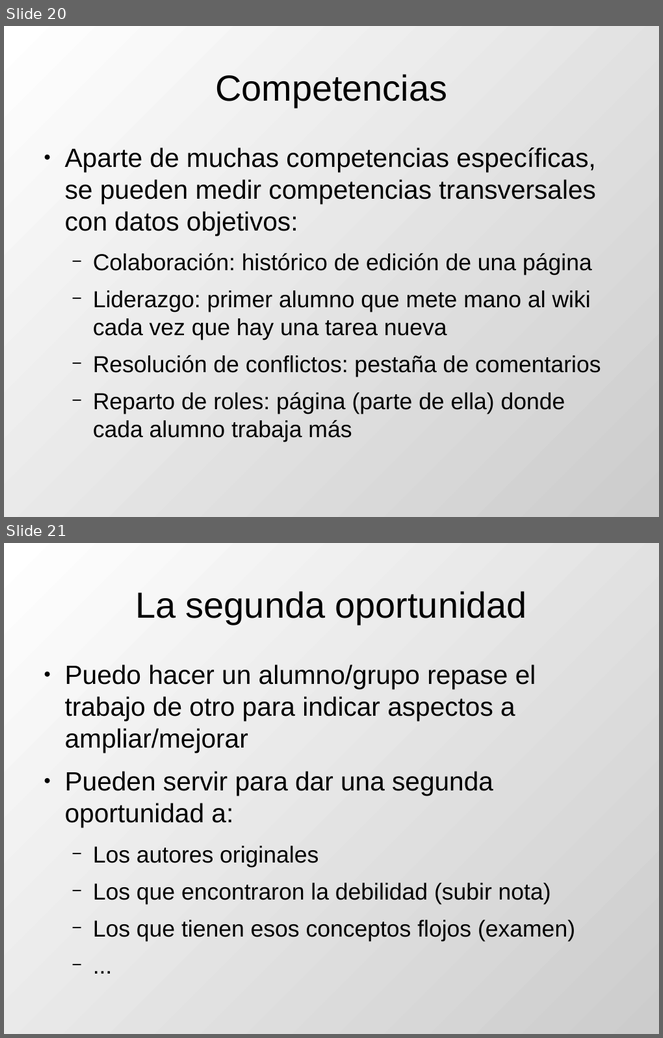
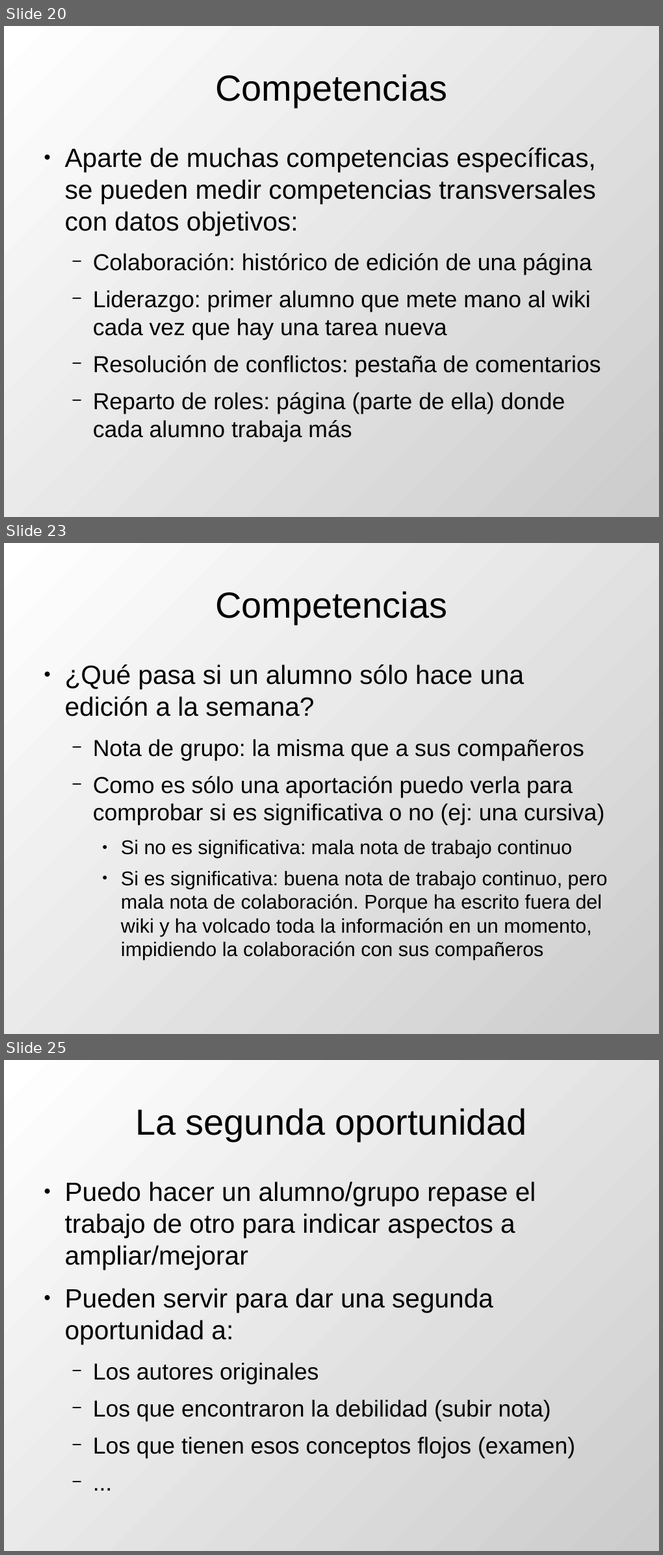
Before and after one commit to DrPantera/wikis4education, a slide deck: uca-2013_07/tema-5-EvaluacionWikis.odp. Shown one above the other, each under a label of ours: slides 20 and 21 before the commit, slides 20, 23 and 25 after it; the slides between them are not shown. The pictures are 663x1038 and 663x1555 pixels, drawn with LibreOffice and Linux fonts; fonts in the diff are those of the drawing. Boxes give left, top, right and bottom in pixels: in the first picture for what was removed or moved away, otherwise in the second. Text is boxed around its words. In the diff, an @@ line names an element or a change of style, - is before the commit and + after.

```diff
--- a/uca-2013_07/tema-5-EvaluacionWikis.odp
+++ b/uca-2013_07/tema-5-EvaluacionWikis.odp
@@ slide 23 added at [4,543,659,1034], background gradient #FFFFFF to #CCCCCC @@
@@ title added at [215,591,447,624], 44 pt, text #000000 @@
+Competencias
@@ text added at [65,665,608,960], 24 pt, text #000000 @@
+● ¿Qué pasa si un alumno sólo hace una edición a la semana?
+  − Nota de grupo: la misma que a sus compañeros
+  − Como es sólo una aportación puedo verla para comprobar si es significativa o no (ej: una cursiva)
+    ● Si no es significativa: mala nota de trabajo continuo
+    ● Si es significativa: buena nota de trabajo continuo, pero mala nota de colaboración. Porque ha escrito fuera del wiki y ha volcado toda la información en un momento, impidiendo la colaboración con sus compañeros
@@ what was slide 21 is now slide 25 @@
```
Also in this commit, not shown: 1 slide changed, 3 other slides added, 1 other file.
